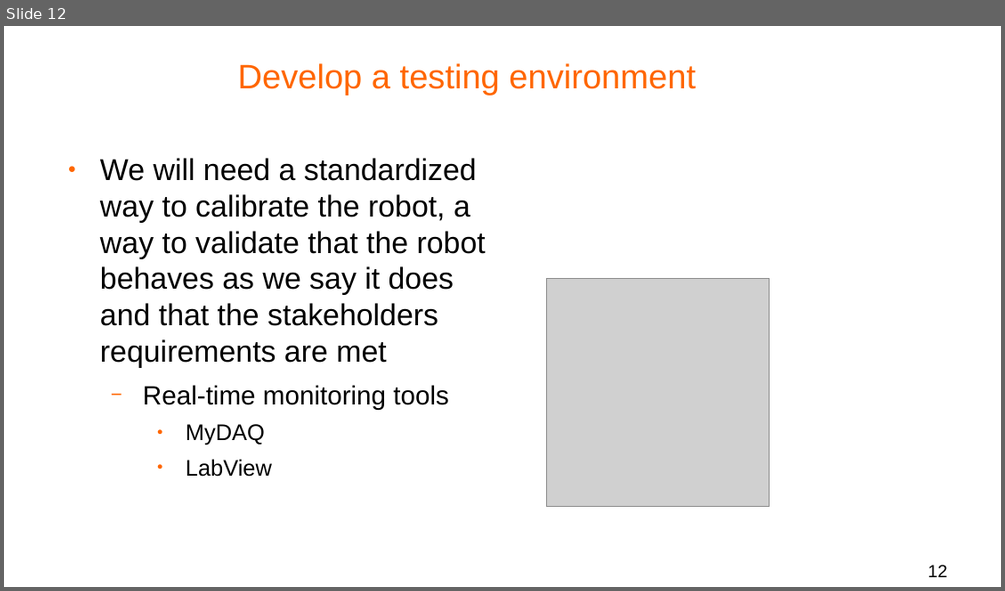
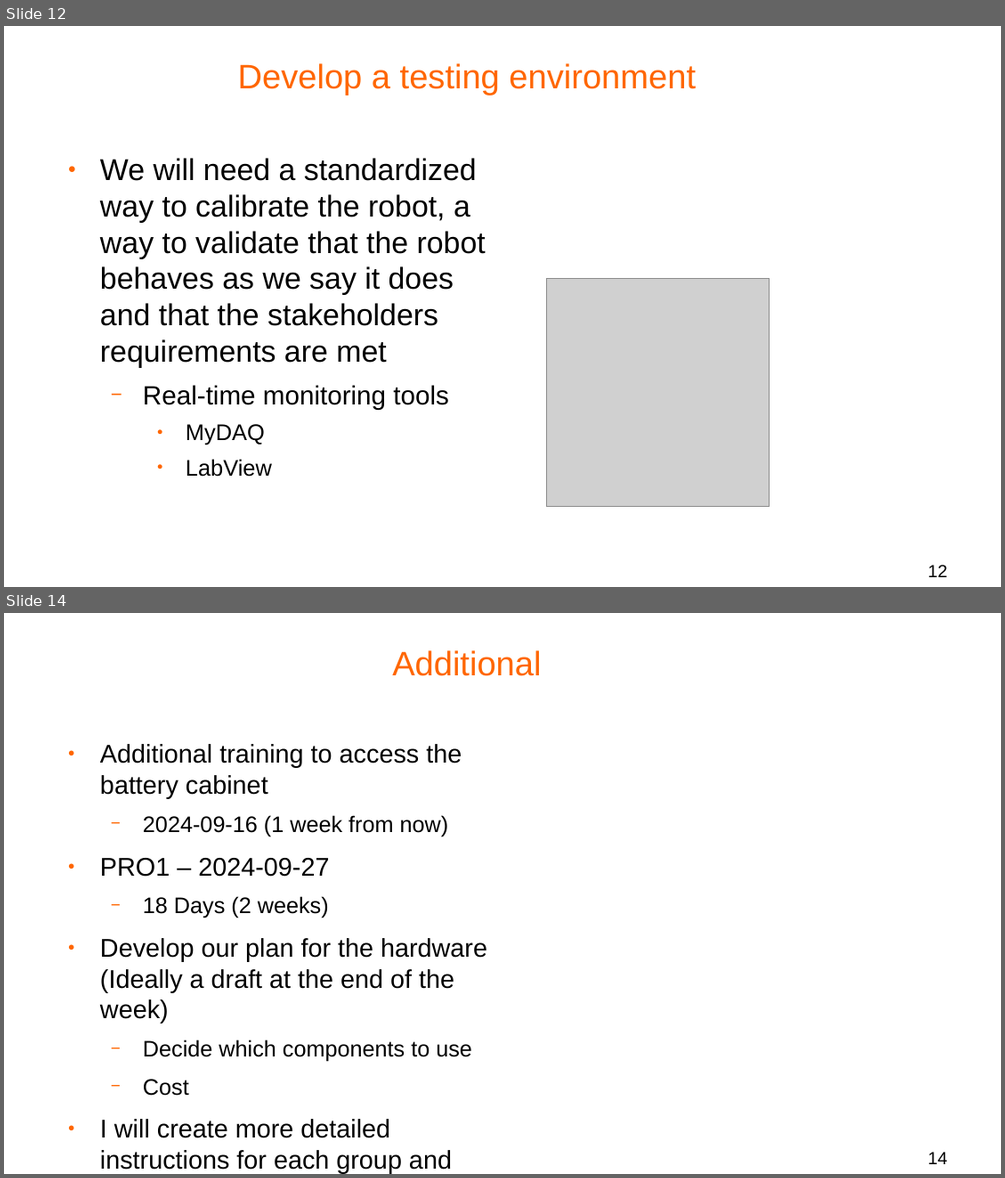
Before and after one commit to DVA490-474-Project-Course/SSL-Hardware-Development, a slide deck: Meeting_notes/HW-2024-09-09.odp. Shown one above the other, each under a label of ours: slide 12 before the commit, slides 12 and 14 after it; the slides between them are not shown. The pictures are 1005x591 and 1005x1178 pixels, drawn with LibreOffice and Linux fonts; fonts in the diff are those of the drawing; grey boxes stand for pictures; background and template pictures are left out. Boxes give left, top, right and bottom in pixels: in the first picture for what was removed or moved away, otherwise in the second. Text is boxed around its words. In the diff, an @@ line names an element or a change of style, - is before the commit and + after.

```diff
--- a/Meeting_notes/HW-2024-09-09.odp
+++ b/Meeting_notes/HW-2024-09-09.odp
@@ slide 14 added at (4,613,1001,1174), background #FFFFFF @@
@@ title added at (392,650,541,676), 27 pt, text #FF6600 @@
+Additional
@@ text added at (100,744,487,1173), 20.4 pt, text #000000 @@
+● Additional training to access the battery cabinet
+  − 2024-09-16 (1 week from now)
+● PRO1 – 2024-09-27
+  − 18 Days (2 weeks)
+● Develop our plan for the hardware (Ideally a draft at the end of the week)
+  − Decide which components to use
+  − Cost
+● I will create more detailed instructions for each group and add more requirements
@@ page number added at (928,1151,947,1164), 14 pt, text #000000 @@
+14
```
Also in this commit, not shown: 1 slide changed, 9 other files.
